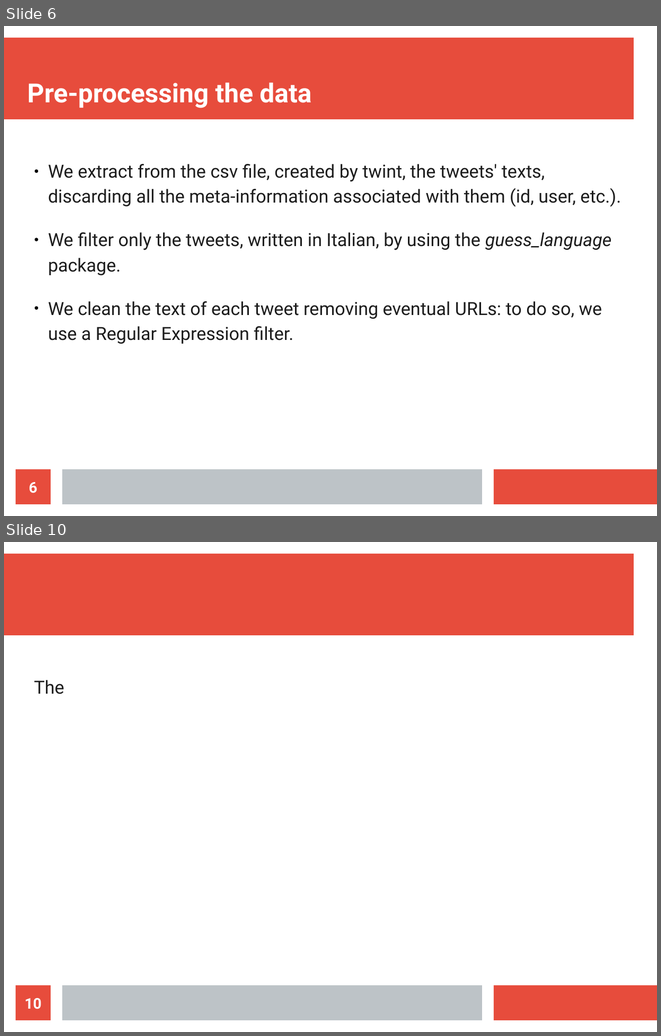
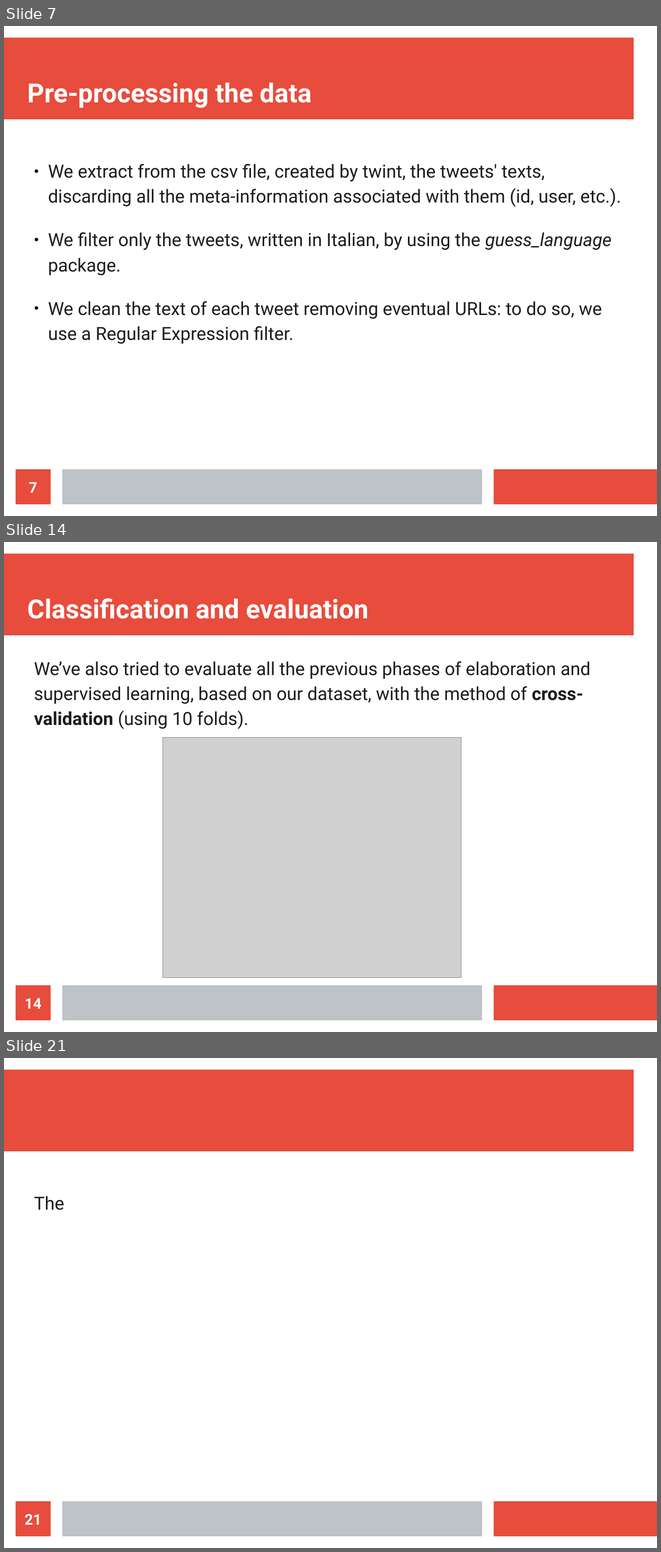
Before and after one commit to MarcoParola/STAD, a slide deck: doc/presentation.odp. Shown one above the other, each under a label of ours: slides 6 and 10 before the commit, slides 7, 14 and 21 after it; the slides between them are not shown. The pictures are 661x1036 and 661x1552 pixels, drawn with LibreOffice and Linux fonts; fonts in the diff are those of the drawing; grey boxes stand for pictures. Boxes give left, top, right and bottom in pixels: in the first picture for what was removed or moved away, otherwise in the second. Text is boxed around its words. In the diff, an @@ line names an element or a change of style, - is before the commit and + after.

```diff
--- a/doc/presentation.odp
+++ b/doc/presentation.odp
@@ slide 14 added at (4,542,657,1032), background #FFFFFF; not listed: 3 template elements that a slide beside it also shows @@
@@ title added at (27,598,368,619), 32 pt, text #FFFFFF, bold @@
+Classification and evaluation
@@ text added at (34,661,591,729), 22 pt, text #1C1C1C @@
+We’ve also tried to evaluate all the previous phases of elaboration and supervised learning, based on our dataset, with the method of cross-validation (using 10 folds).
@@ picture added at (163,738,461,978) @@
@@ page number added at (16,985,51,1020), fill #E74C3C, 18 pt, text #FFFFFF, bold @@
+14
@@ what was slide 6 is now slide 7 @@
@@ page number at (29,482,37,492): text changed @@
-6
+7
@@ what was slide 10 is now slide 21 @@
@@ page number at (25,1514,42,1524): text changed @@
-10
+21
```
Also in this commit, not shown: 2 slides changed, 12 other slides added, 4 slides removed.
